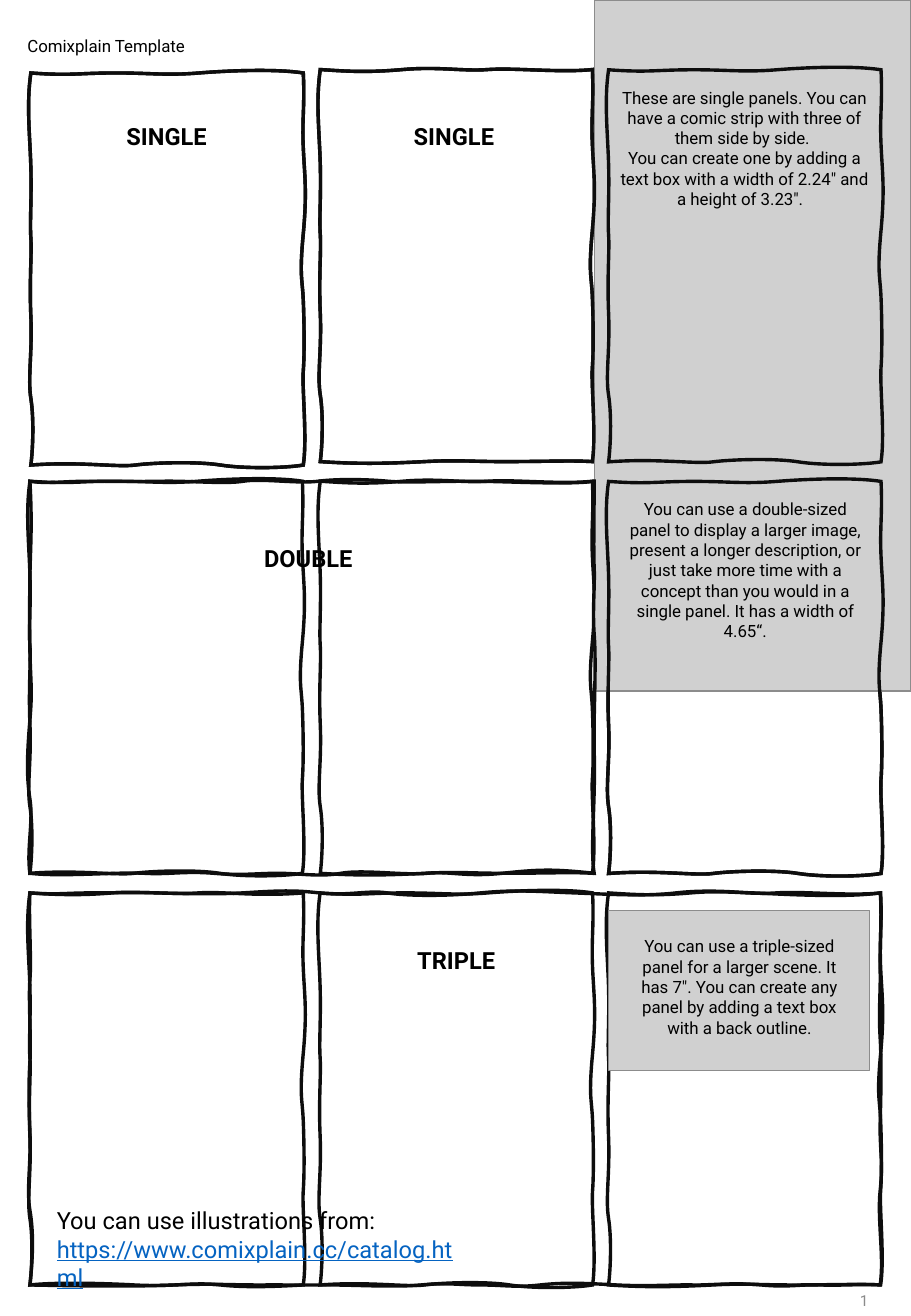
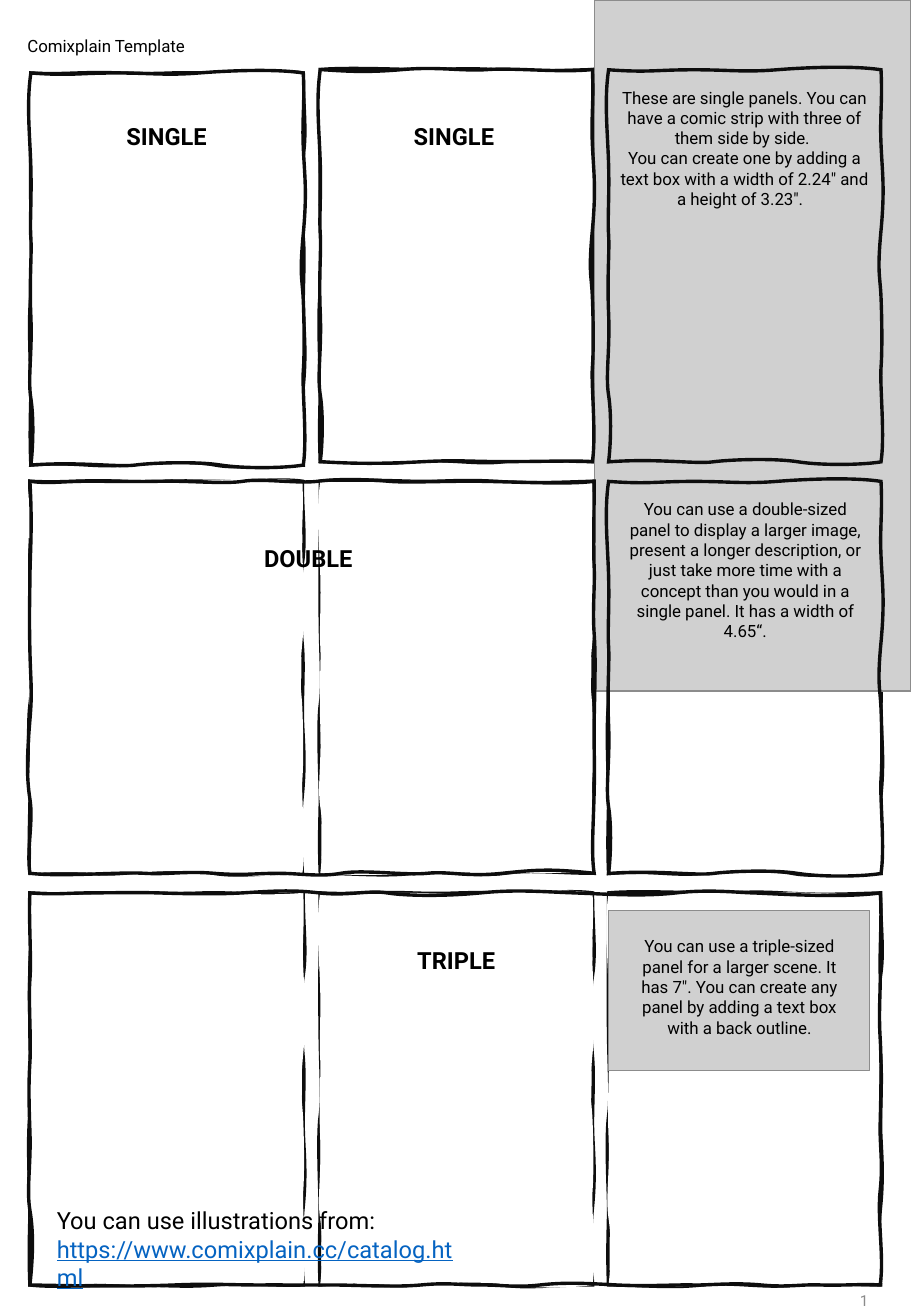
Before and after one commit to fhstp/comixplain, a slide deck: slide 1 of Comixplain_Assets/Comixplain Template.pptx. Drawn at 911x1316 pixels with LibreOffice and Linux fonts; fonts in the diff are those of the drawing; grey boxes stand for pictures; background and template pictures are left out. Boxes give left, top, right and bottom in pixels: in the first picture for what was removed or moved away, otherwise in the second. Text is boxed around its words. In the diff, an @@ line names an element or a change of style, - is before the commit and + after.

```diff
--- a/Comixplain_Assets/Comixplain Template.pptx
+++ b/Comixplain_Assets/Comixplain Template.pptx
@@ outline redrawn in 8 elements at bbox=[321, 69, 593, 462], bbox=[30, 481, 302, 873], bbox=[609, 481, 881, 873], bbox=[30, 893, 304, 1285], bbox=[30, 73, 302, 465], bbox=[321, 481, 593, 873], bbox=[321, 893, 593, 1285], bbox=[609, 893, 881, 1285] @@
```
Also in this commit, not shown: 3 slides added.
